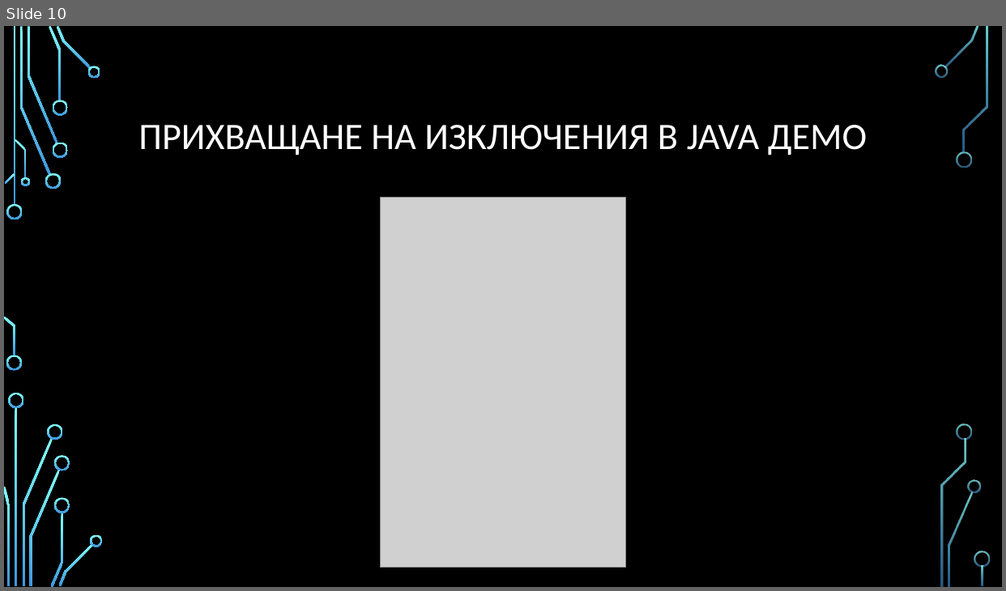
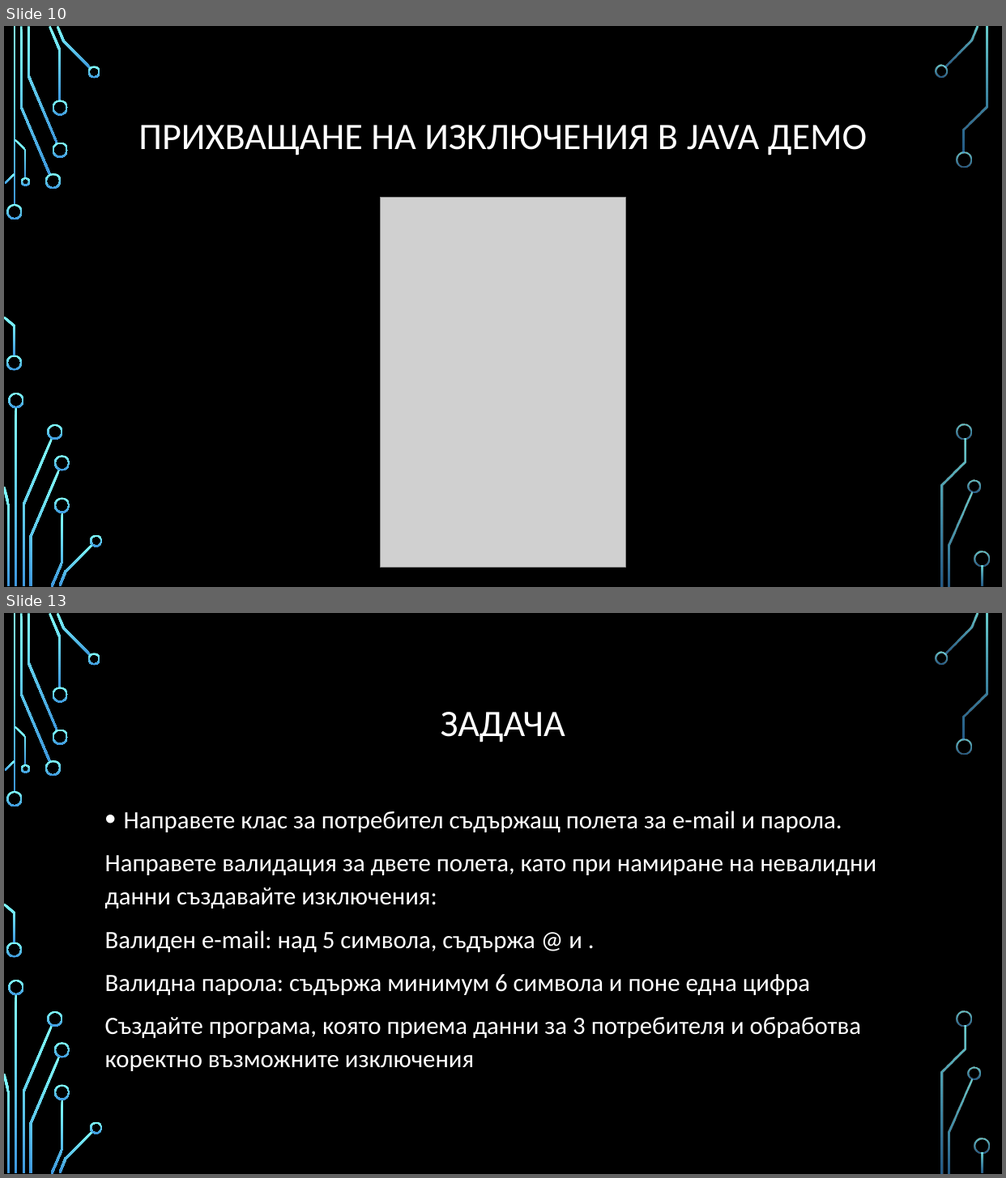
Before and after one commit to Bilyukov/java-course, a slide deck: 08.advanced-oop.pptx. Shown one above the other, each under a label of ours: slide 10 before the commit, slides 10 and 13 after it; the slides between them are not shown. The pictures are 1006x591 and 1006x1178 pixels, drawn with LibreOffice and Linux fonts; fonts in the diff are those of the drawing; grey boxes stand for pictures; background and template pictures are left out. Boxes give left, top, right and bottom in pixels: in the first picture for what was removed or moved away, otherwise in the second. Text is boxed around its words. In the diff, an @@ line names an element or a change of style, - is before the commit and + after.

```diff
--- a/08.advanced-oop.pptx
+++ b/08.advanced-oop.pptx
@@ slide 13 added at [4,613,1002,1174], background picture (left out); not listed: 36 template elements that a slide beside it also shows @@
@@ title added at [441,712,565,743], 36 pt, text #FFFFFF @@
+ЗАДАЧА
@@ text added at [105,811,876,1071], 24 pt, text #FFFFFF @@
+• Направете клас за потребител съдържащ полета за e-mail и парола.
+Направете валидация за двете полета, като при намиране на невалидни данни създавайте изключения:
+Валиден e-mail: над 5 символа, съдържа @ и .
+Валидна парола: съдържа минимум 6 символа и поне една цифра
+Създайте програма, която приема данни за 3 потребителя и обработва коректно възможните изключения
```
Also in this commit, not shown: 8 other slides added, 6 other files.
